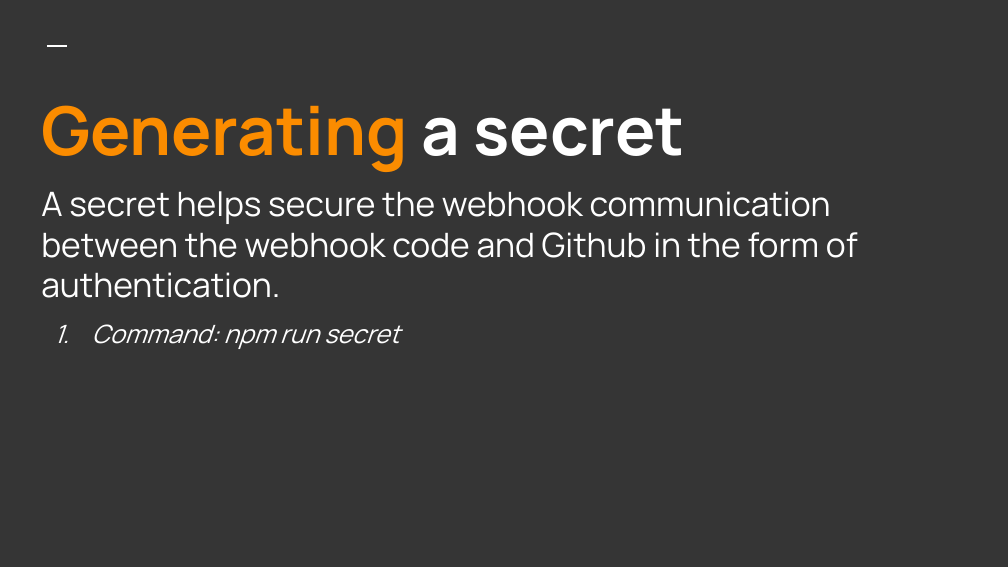
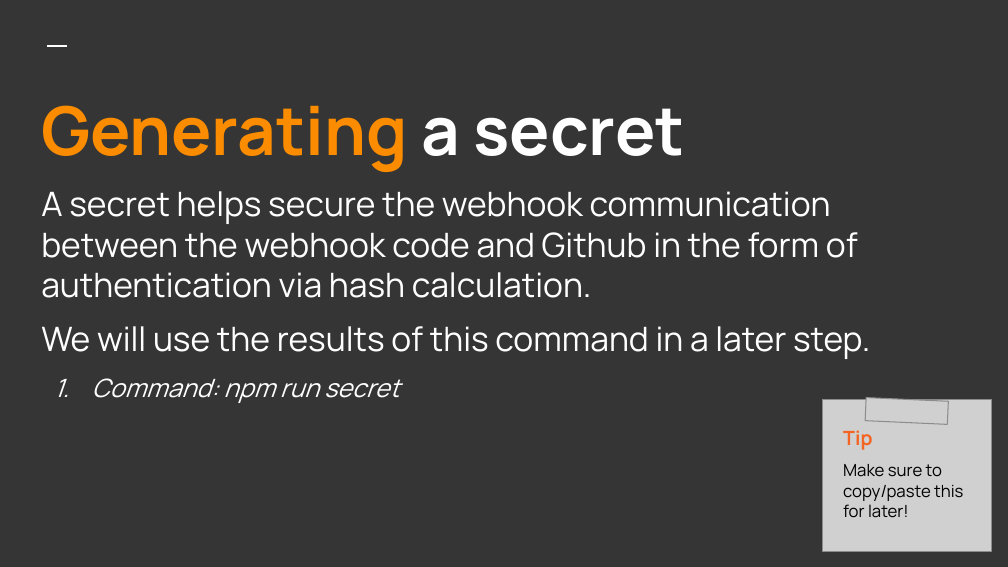
Before and after one commit to jefeish/github-presentation, a slide deck: slide 6 of github-presentation.pptx. Drawn at 1008x567 pixels with LibreOffice and Linux fonts; fonts in the diff are those of the drawing; grey boxes stand for pictures. Boxes give left, top, right and bottom in pixels: in the first picture for what was removed or moved away, otherwise in the second. Text is boxed around its words. In the diff, an @@ line names an element or a change of style, - is before the commit and + after.

```diff
--- a/github-presentation.pptx
+++ b/github-presentation.pptx
@@ title at (x1=41, y1=191, x2=870, y2=359): text changed @@
-A secret helps secure the webhook communication between the webhook code and Github in the form of authentication.
+A secret helps secure the webhook communication between the webhook code and Github in the form of authentication via hash calculation.
+We will use the results of this command in a later step.
@@ picture added at (x1=823, y1=400, x2=992, y2=551) @@
@@ picture added at (x1=865, y1=397, x2=949, y2=424) @@
@@ text added at (x1=843, y1=430, x2=963, y2=518), 12 pt, text #000000 @@
+Tip
+Make sure to copy/paste this for later!
```
Also in this commit, not shown: 11 other slides changed, 3 other files.
